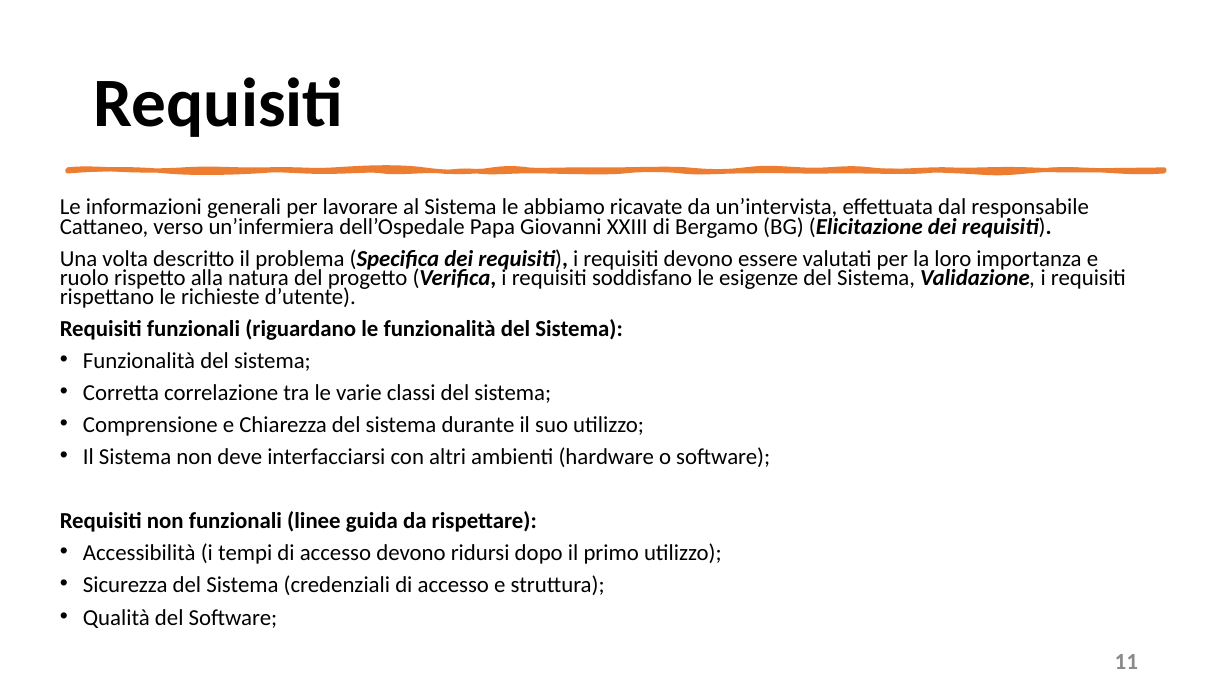
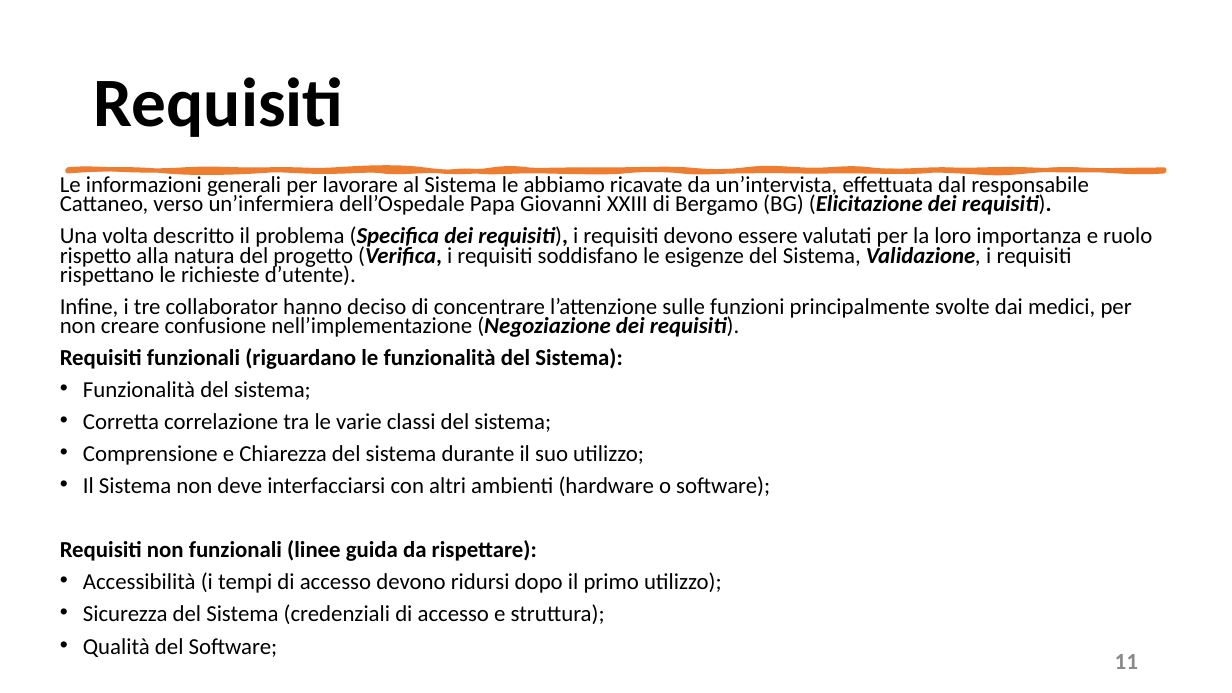
Before and after one commit to mangilimatteo/Progetto_Ingegneria_Software_Cattaneo_Mangili_Saini, a slide deck: slide 11 of Presentazione/Presentazione_Progetto.pptx. Drawn at 1232x693 pixels with LibreOffice and Linux fonts; fonts in the diff are those of the drawing. Boxes give left, top, right and bottom in pixels: in the first picture for what was removed or moved away, otherwise in the second. Text is boxed around its words. In the diff, an @@ line names an element or a change of style, - is before the commit and + after.

Commit message:
Update Presentazione Progetto

```diff
--- a/Presentazione/Presentazione_Progetto.pptx
+++ b/Presentazione/Presentazione_Progetto.pptx
@@ text "Le informazioni generali per lavorare ...": place and size @@
-text "Le informazioni generali per lavorare ..." at [60, 198, 1126, 628]
+text "Le informazioni generali per lavorare ..." at [60, 173, 1152, 657]
@@ text at [60, 298, 1132, 337]: paragraph added @@
+Infine, i tre collaborator hanno deciso di concentrare l’attenzione sulle funzioni principalmente svolte dai medici, per non creare confusione nell’implementazione (Negoziazione dei requisiti).
```
Also in this commit, not shown: 1 other slide changed.
